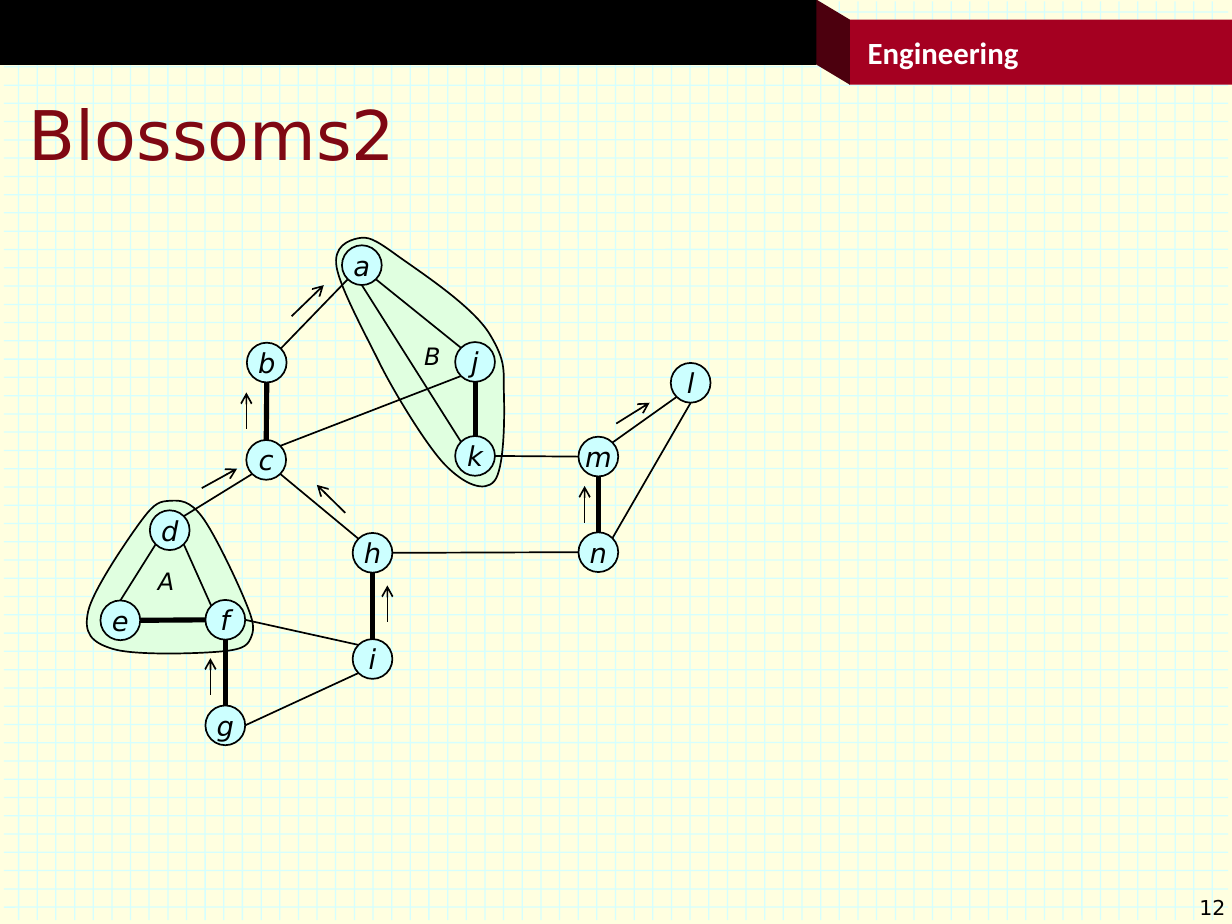
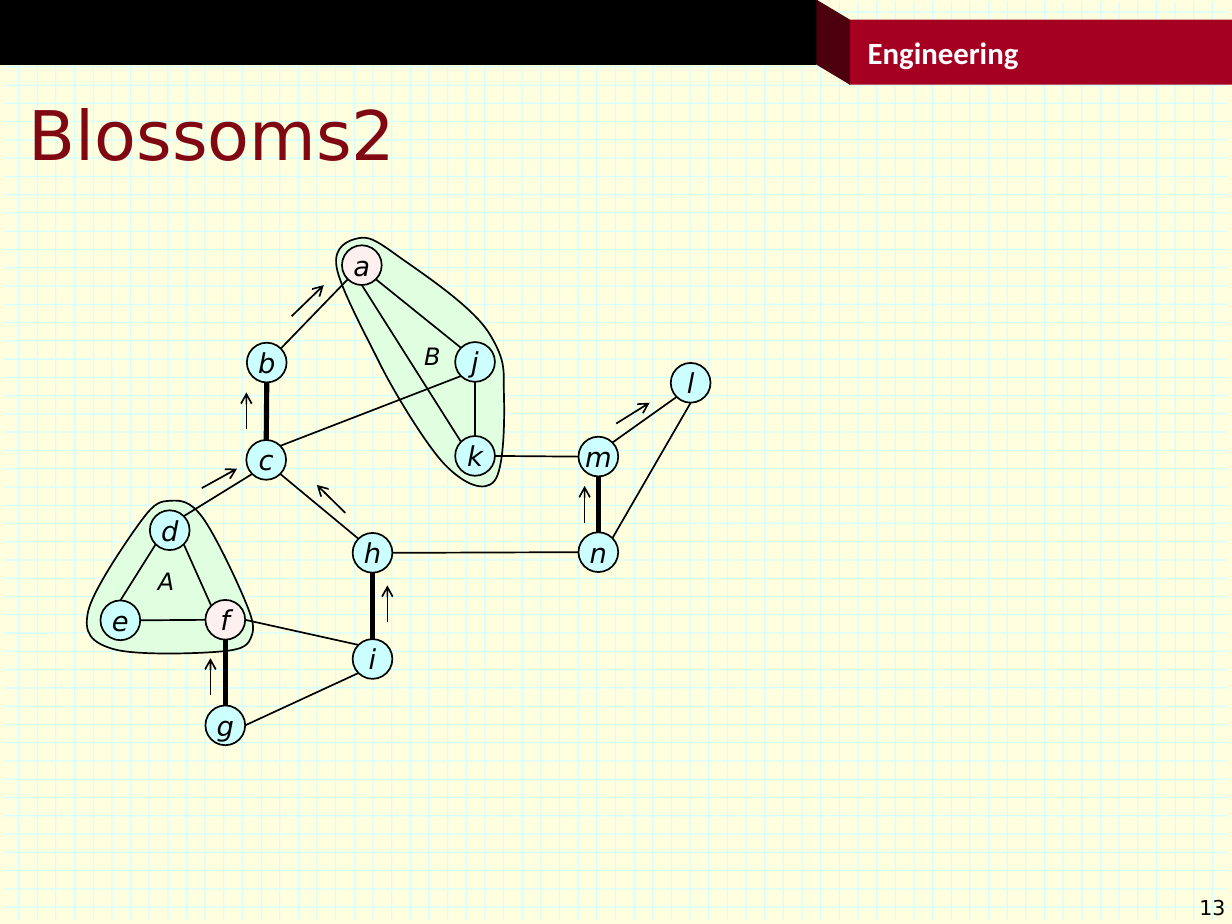
Before and after one commit to jonturner53/gads, a slide deck: slide 13 of graphAlgorithms/match/figs.pptx (slide 12 before the commit). Drawn at 1232x924 pixels with LibreOffice and Linux fonts; fonts in the diff are those of the drawing; background and template pictures are left out. Boxes give left, top, right and bottom in pixels: in the first picture for what was removed or moved away, otherwise in the second. Text is boxed around its words. In the diff, an @@ line names an element or a change of style, - is before the commit and + after.

```diff
--- a/graphAlgorithms/match/figs.pptx
+++ b/graphAlgorithms/match/figs.pptx
@@ ellipse "a" at box(342, 245, 382, 285): fill #CCFFFF to #FFF0F0 @@
@@ line (476, 382) - (476, 436): stroke #000000 3 pt to #000000 1 pt @@
@@ line (206, 620) - (140, 621): stroke #000000 3 pt to #000000 1 pt @@
@@ ellipse "f" at box(206, 600, 245, 639): fill #CCFFFF to #FFF0F0 @@
@@ page number at box(1199, 898, 1225, 920): text changed @@
-12
+13
```
Also in this commit, not shown: 4 other slides changed, 1 slide added, 30 other files.
